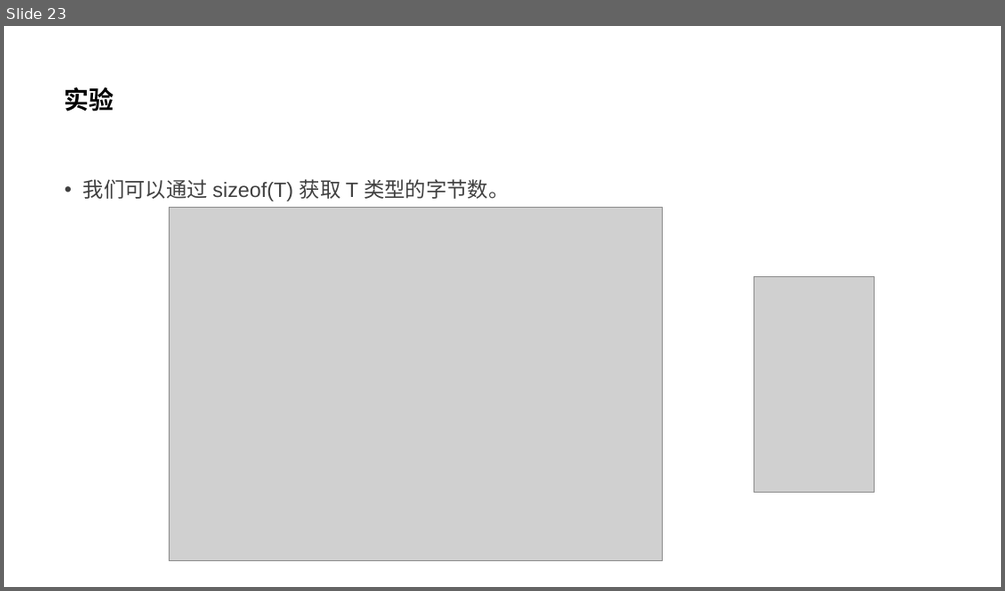
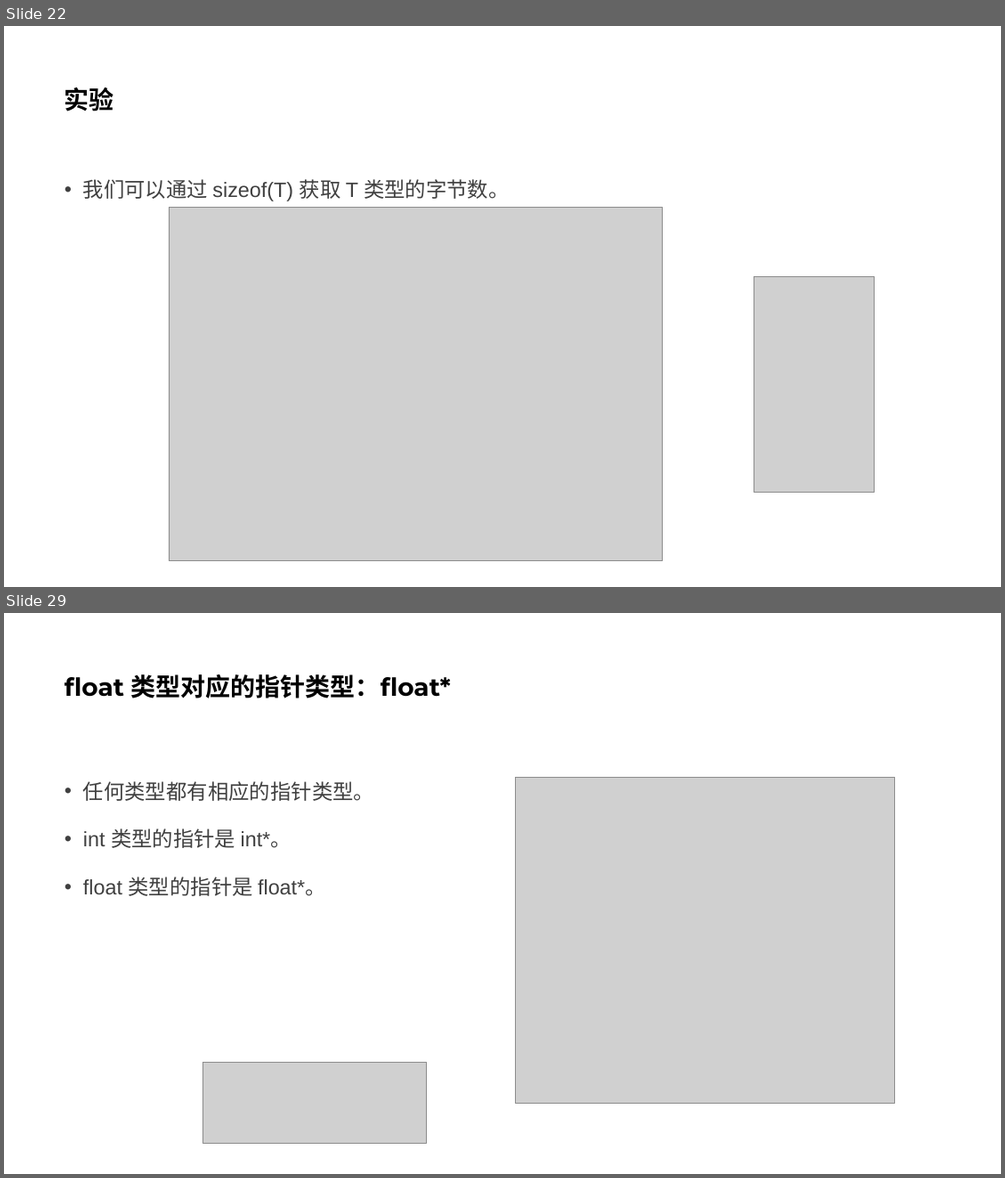
Before and after one commit to parallel101/course, a slide deck: 12/slides.pptx. Shown one above the other, each under a label of ours: slide 23 before the commit, slides 22 and 29 after it; the slides between them are not shown. The pictures are 1005x591 and 1005x1178 pixels, drawn with LibreOffice and Linux fonts; fonts in the diff are those of the drawing; grey boxes stand for pictures. Boxes give left, top, right and bottom in pixels: in the first picture for what was removed or moved away, otherwise in the second. Text is boxed around its words. In the diff, an @@ line names an element or a change of style, - is before the commit and + after.

```diff
--- a/12/slides.pptx
+++ b/12/slides.pptx
@@ slide 29 added at (x1=4, y1=613, x2=1001, y2=1174), background #FFFFFF @@
@@ title added at (x1=65, y1=674, x2=451, y2=698), 24 pt, text #000000, bold @@
+float 类型对应的指针类型：float*
@@ text added at (x1=83, y1=781, x2=374, y2=896), 20 pt, text #404040 @@
+• 任何类型都有相应的指针类型。
+• int 类型的指针是 int*。
+• float 类型的指针是 float*。
@@ picture added at (x1=516, y1=778, x2=895, y2=1103) @@
@@ picture added at (x1=202, y1=1062, x2=427, y2=1143) @@
@@ what was slide 23 is now slide 22 @@
```
Also in this commit, not shown: 1 slide changed, 9 other slides added, 1 slide removed, 13 other files.
